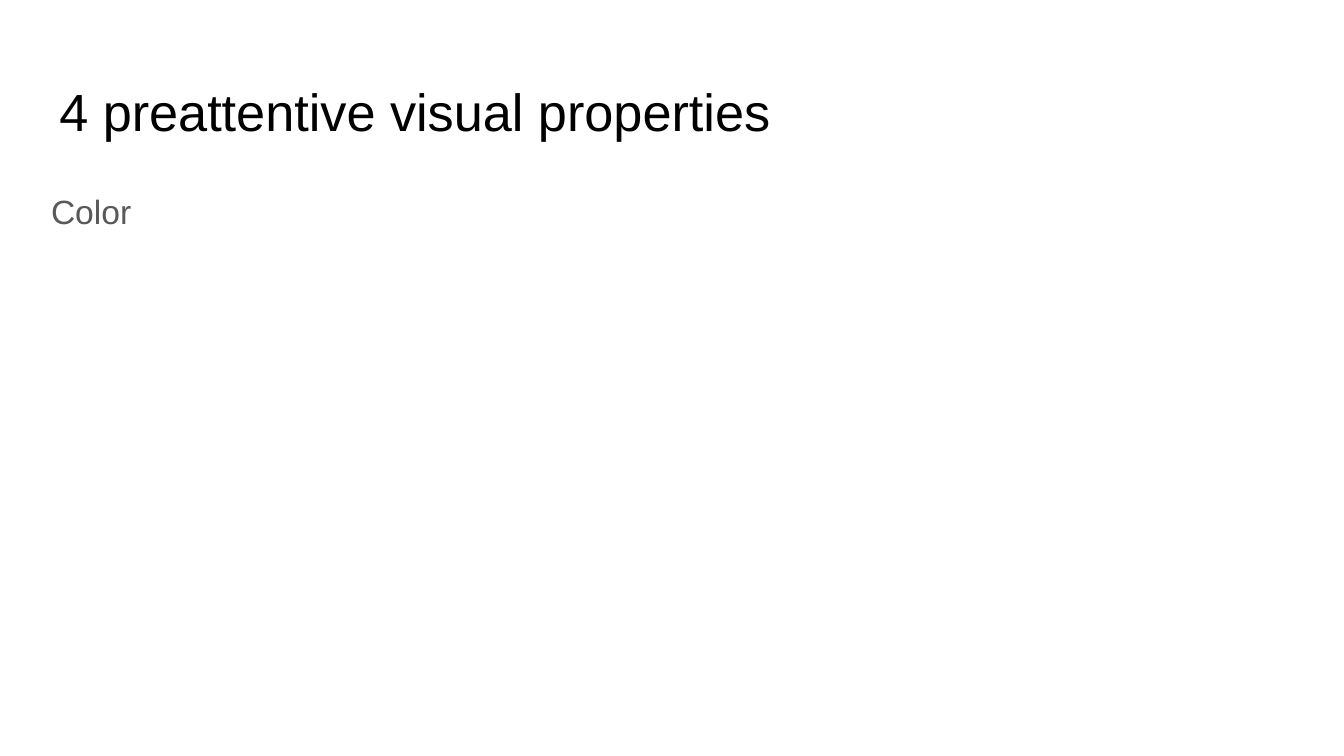
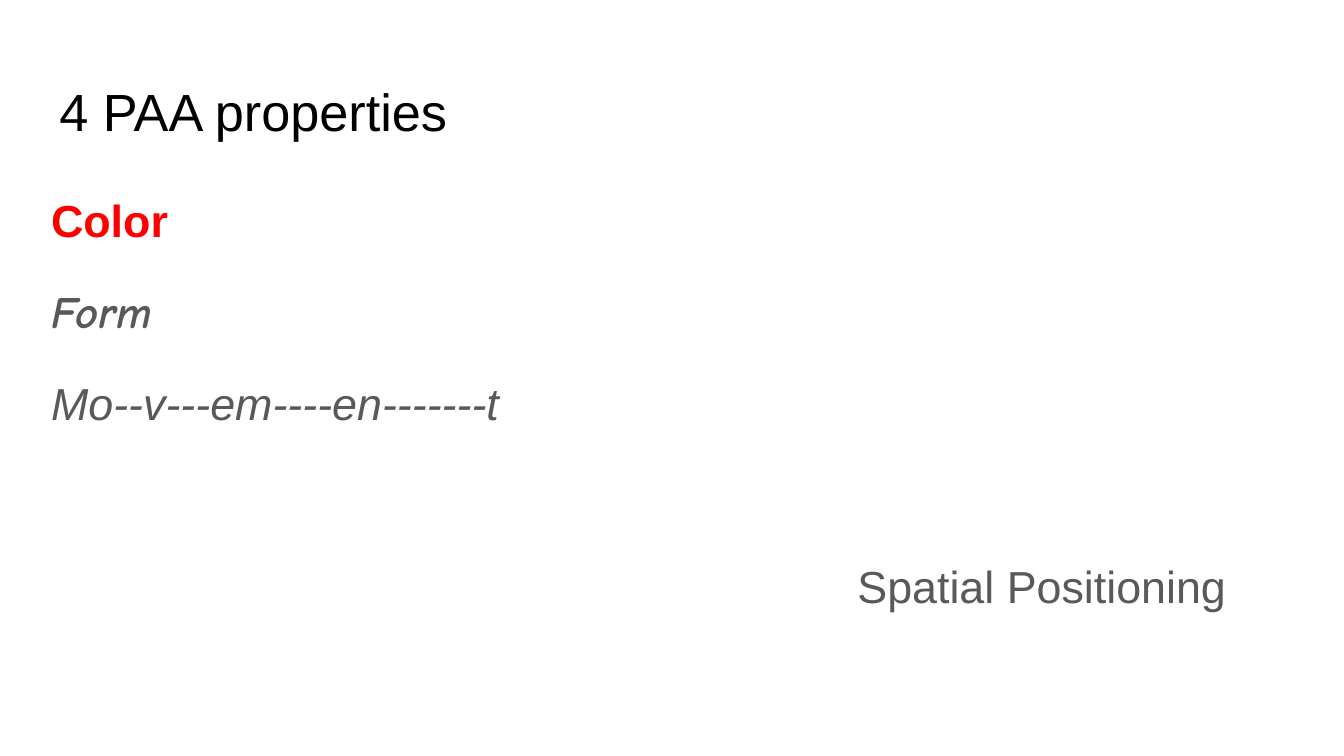
Before and after one commit to soslin/ds-trainings-i-created, a slide deck: slide 4 of Made you look!.pptx. Drawn at 1344x756 pixels with LibreOffice and Linux fonts; fonts in the diff are those of the drawing. Boxes give left, top, right and bottom in pixels: in the first picture for what was removed or moved away, otherwise in the second. Text is boxed around its words. In the diff, an @@ line names an element or a change of style, - is before the commit and + after.

```diff
--- a/Made you look!.pptx
+++ b/Made you look!.pptx
@@ title at box(59, 93, 447, 141): text changed @@
-4 preattentive visual properties
+4 PAA properties
@@ text at box(51, 204, 168, 238): size 18 to 24 pt, text colour #595959 to #FF0000, bold on in "Color"; less space between paragraphs @@
@@ text at box(51, 298, 1226, 612): paragraphs added @@
+Form
+Mo--v---em----en-------t
+Spatial Positioning
```
Also in this commit, not shown: 4 other slides changed, 4 slides added, 1 slide removed.
